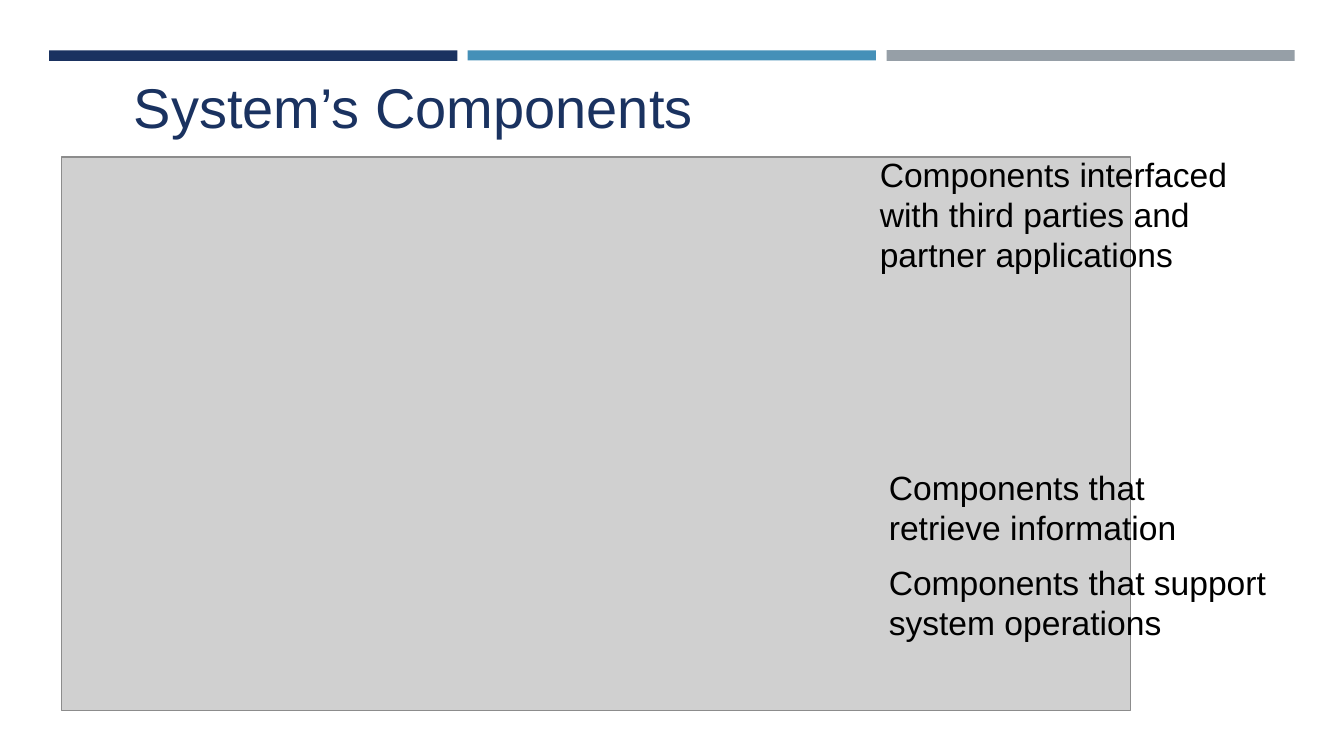
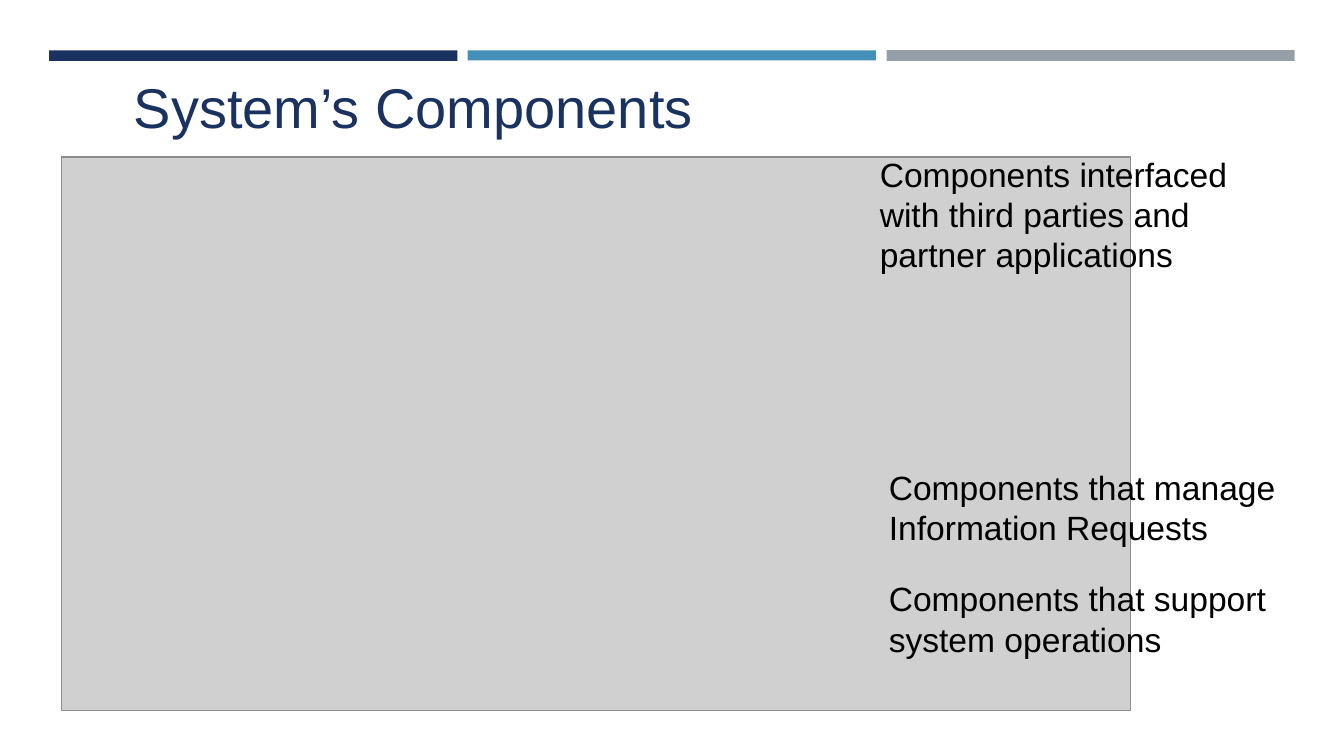
Before and after one commit to lucaalessandrelli/trackme, a slide deck: slide 10 of SEProject.pptx. Drawn at 1344x756 pixels with LibreOffice and Linux fonts; fonts in the diff are those of the drawing; grey boxes stand for pictures. Boxes give left, top, right and bottom in pixels: in the first picture for what was removed or moved away, otherwise in the second. Text is boxed around its words. In the diff, an @@ line names an element or a change of style, - is before the commit and + after.

```diff
--- a/SEProject.pptx
+++ b/SEProject.pptx
@@ text at (889,473,1275,546): text changed @@
-Components that retrieve information
+Components that manage Information Requests
@@ text "Components that support system operations": place and size @@
-text "Components that support system operations" at (889,568,1266,641)
+text "Components that support system operations" at (889,585,1266,658)
```
Also in this commit, not shown: 3 other slides changed, 2 other files.
